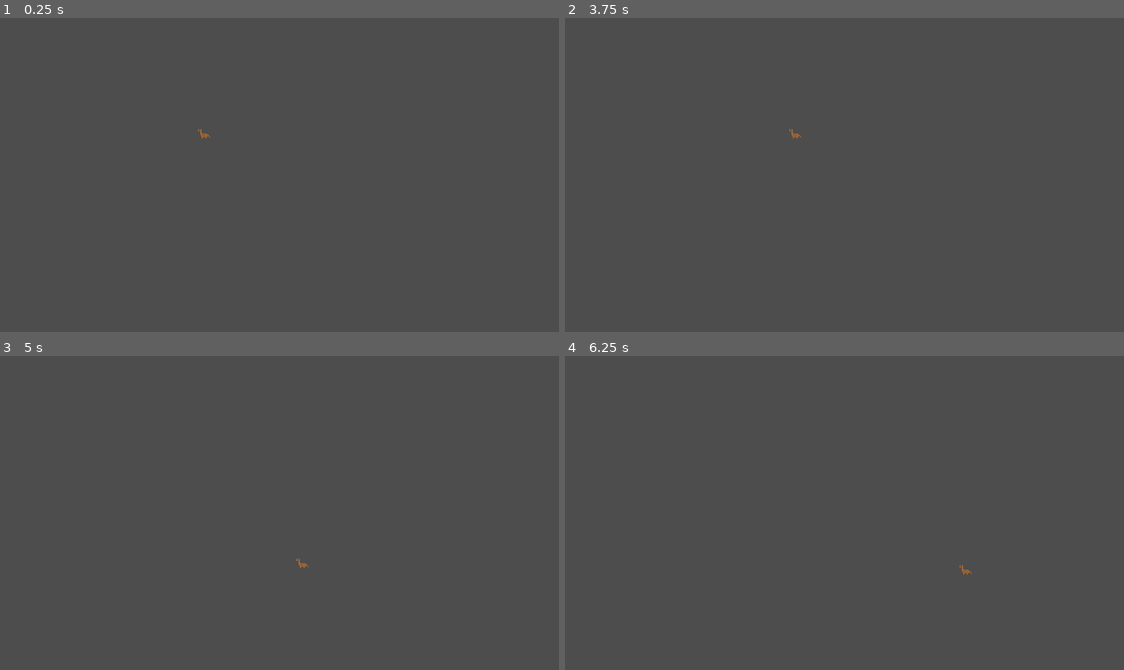
Above: before the commit, frames 1-4 (two rows, left to right).
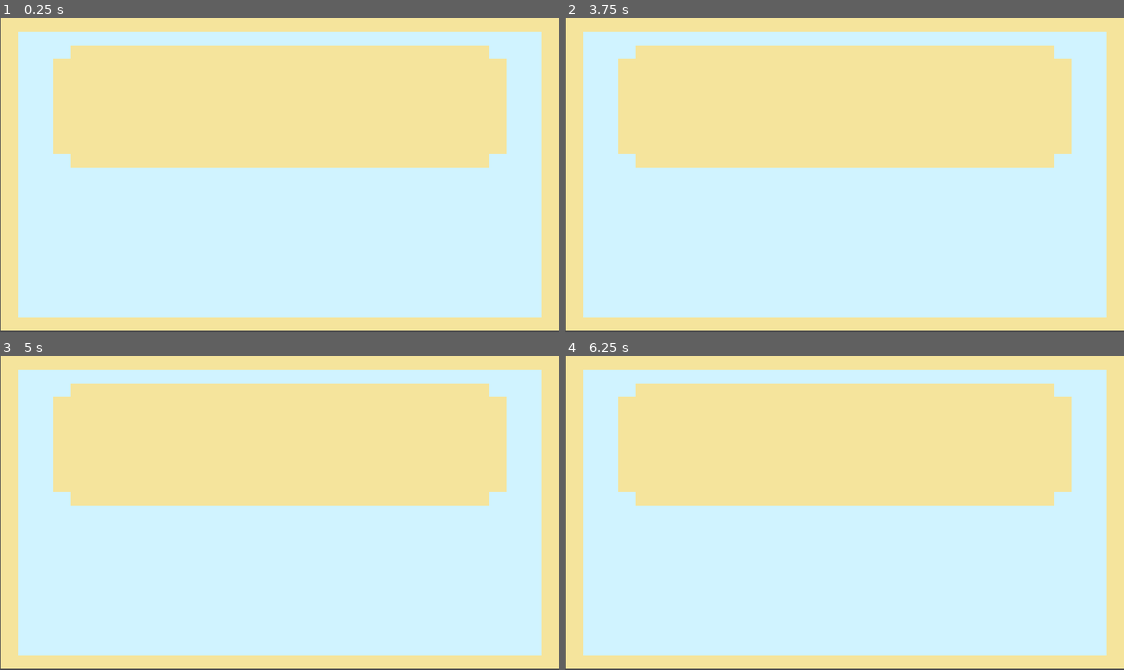
Above: after the commit, the same moments.

Repository: ironon/Lil-Timmy-s-Revenge
Game: Godot game, scene res://titlescreen/titlescreen.tscn
The game is run twice, just before and just after one commit, with the same random seed, the same clock (stepped at 60 frames per second) and the same inputs. Before the commit the project starts from res://main.tscn.
Inputs (mouse positions are in pixels of both pictures, inside the frame that each line leads up to):
- Up to frame 1 (0.25 s): no input
- Up to frame 2 (3.75 s): click (872, 244) at 0.52 s; click (872, 244) at 1.27 s; click (799, 225) at 2.02 s; click (721, 143) at 2.77 s; tap Enter at 3.5 s; hold D (right) from 3.53 s (still down)
- Up to frame 3 (5 s): tap Space at 4.25 s; release D (right) at 4.28 s; hold S (down) from 4.28 s (still down)
- Up to frame 4 (6.25 s): release S (down) at 5.03 s; hold D (right) 5.03-5.78 s; tap Enter at 5.75 s; hold Up (ui_up) from 5.78 s (still down)

The runs differ from the first frame. In frame 1, 99% of the frame differs, in the area x 0-100%, y 0-100%; in frame 2, 99%; in frame 3, 99%; in frame 4, 99%.

Commit message:
something dumb

Diff:
--- a/main.tscn
+++ b/main.tscn
@@ -1,13 +1,11 @@
-[gd_scene load_steps=4 format=3 uid="uid://cs7kdpemhirwt"]
+[gd_scene load_steps=3 format=3 uid="uid://cs7kdpemhirwt"]
 
 [ext_resource type="Script" path="res://main.gd" id="1_qmj53"]
 [ext_resource type="PackedScene" uid="uid://dsm0u4o7lg7sr" path="res://player/player.tscn" id="2_mm035"]
-[ext_resource type="TextFile" uid="uid://clvp4cain5340" path="res://maps/map.tscn" id="3_y0mr2"]
 
 [node name="Main" type="Node"]
 script = ExtResource("1_qmj53")
 player = ExtResource("2_mm035")
-map = ExtResource("3_y0mr2")
 
 [node name="Player" parent="." instance=ExtResource("2_mm035")]
 position = Vector2(281, 161)
--- a/project.godot
+++ b/project.godot
@@ -11,7 +11,7 @@
 [application]
 
 config/name="Simple Online Multiplayer"
-run/main_scene="res://main.tscn"
+run/main_scene="res://titlescreen/titlescreen.tscn"
 config/features=PackedStringArray("4.2", "Forward Plus")
 config/icon="res://icon.svg"
 
--- /dev/null
+++ b/titlescreen/infobutton.gd
@@ -0,0 +1,15 @@
+#extends Node
+#
+#var time = 0;
+## Called when the node enters the scene tree for the first time.
+#func _ready():
+	#pass # Replace with function body.
+#
+#
+## Called every frame. 'delta' is the elapsed time since the previous frame.
+#func _process(delta):
+	#time += delta;
+	#$info = 3*sin(time);
+#
+#func _on_info_button_pressed():
+	#
--- a/titlescreen/playbutton.gd
+++ b/titlescreen/playbutton.gd
@@ -3,9 +3,7 @@
 
 # Called when the node enters the scene tree for the first time.
 func _ready():
-	# Replace with function body.
-	$Button.
-
+	pass # Replace with function body.
 
 # Called every frame. 'delta' is the elapsed time since the previous frame.
 func _process(delta):
--- a/titlescreen/titlescreen.gd
+++ b/titlescreen/titlescreen.gd
@@ -1,16 +1,25 @@
 extends Control
+
+
+
+var time = 0;
+# Called when the node enters the scene tree for the first time.
 
 
 # Called when the node enters the scene tree for the first time.
 func _ready():
 	pass # Replace with function body.
 
-
 # Called every frame. 'delta' is the elapsed time since the previous frame.
 func _process(delta):
-	pass
+	time += delta;
+	$infoButton.scale = Vector2(3*pow(sin(time), 2), 3*pow(sin(time), 2))
 
 
-func _on_button_pressed():
 
-	get_tree().change_scene("res://player/game.tscn") # Replace with function body.
+func _on_play_button_pressed():
+	get_tree().change_scene("res://player/game.tscn")  # Replace with function body.
+
+
+func _on_info_button_pressed():
+	get_tree().change_scene("res://player/info.tscn") # Replace with function body.
--- a/titlescreen/titlescreen.tscn
+++ b/titlescreen/titlescreen.tscn
@@ -1,7 +1,9 @@
-[gd_scene load_steps=3 format=3 uid="uid://dlni7y5hlanlo"]
+[gd_scene load_steps=5 format=3 uid="uid://dlni7y5hlanlo"]
 
 [ext_resource type="Script" path="res://titlescreen/titlescreen.gd" id="1_njw68"]
 [ext_resource type="Texture2D" uid="uid://c80kh0sj0p1a6" path="res://titlescreen/playbutton.png" id="2_chjxm"]
+[ext_resource type="Texture2D" uid="uid://cuiuvq8ysvmhy" path="res://titlescreen/infobutton.png" id="3_loxg2"]
+[ext_resource type="Texture2D" uid="uid://brad863bhi1gk" path="res://titlescreen/title background.png" id="4_tcl4h"]
 
 [node name="Control" type="Control"]
 layout_mode = 3
@@ -12,22 +14,45 @@
 grow_vertical = 2
 script = ExtResource("1_njw68")
 
-[node name="play" type="TextureRect" parent="."]
-layout_mode = 0
-offset_left = 338.0
-offset_top = 183.0
-offset_right = 536.0
-offset_bottom = 407.0
-
-[node name="Button" type="Button" parent="play"]
+[node name="playButton" type="Button" parent="."]
 layout_mode = 1
 anchors_preset = -1
-anchor_right = 0.005
-offset_left = -53.0
-offset_top = -50.0
-offset_right = 54.01
-offset_bottom = 58.0
+anchor_left = 0.487
+anchor_top = 0.572
+anchor_right = 0.632
+anchor_bottom = 0.674
+offset_left = -209.016
+offset_top = -199.104
+offset_right = -148.376
+offset_bottom = -67.168
+scale = Vector2(3, 3)
 icon = ExtResource("2_chjxm")
 flat = true
+icon_alignment = 1
 
-[connection signal="pressed" from="play/Button" to="." method="_on_button_pressed"]
+[node name="infoButton" type="Button" parent="."]
+layout_mode = 1
+anchors_preset = -1
+anchor_left = 0.397
+anchor_top = 0.571
+anchor_right = 0.458
+anchor_bottom = 0.673
+offset_left = -114.896
+offset_top = -95.672
+offset_right = -53.744
+offset_bottom = -31.736
+scale = Vector2(3, 3)
+icon = ExtResource("3_loxg2")
+flat = true
+icon_alignment = 1
+
+[node name="TextureRect" type="TextureRect" parent="."]
+layout_mode = 0
+offset_left = 1.0
+offset_top = -93.0
+offset_right = 768.0
+offset_bottom = 505.0
+texture = ExtResource("4_tcl4h")
+
+[connection signal="pressed" from="playButton" to="." method="_on_play_button_pressed"]
+[connection signal="pressed" from="infoButton" to="." method="_on_play_button_pressed"]
Binary file added: titlescreen/infobutton.png
Not shown, added: titlescreen/infobutton.png.import
Binary file added: titlescreen/title background.png
Not shown, added: titlescreen/title background.png.import
